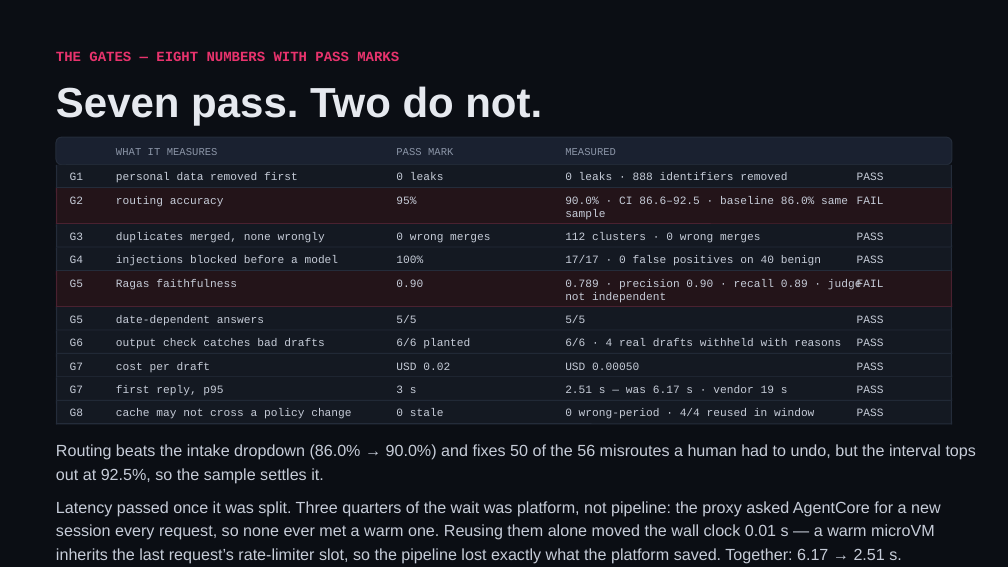
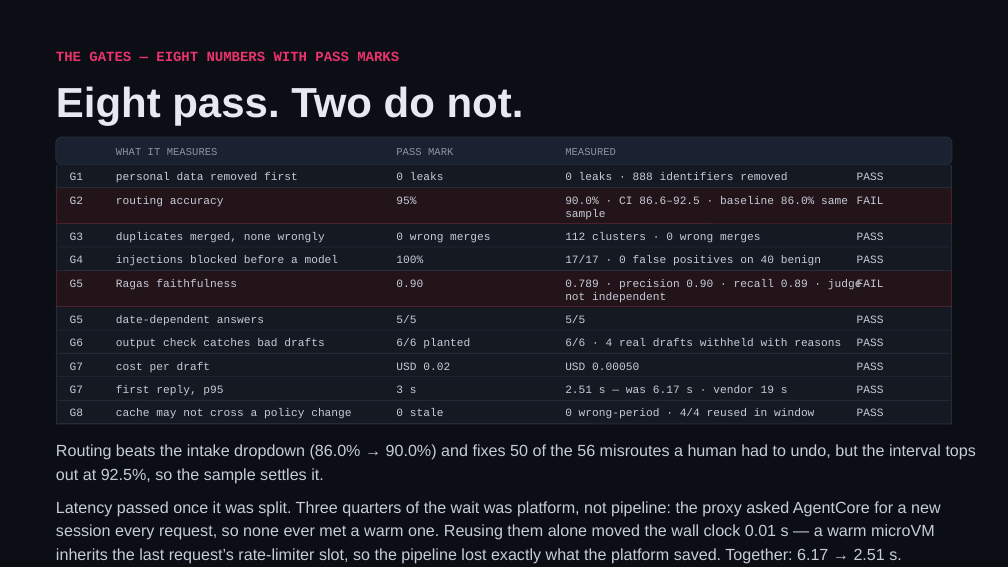
Before and after one commit to shivam-25/ramco-payce-pilot, a slide deck: slide 6 of docs/deck/ramco-payce-pilot.pptx. Drawn at 1008x567 pixels with LibreOffice and Linux fonts; fonts in the diff are those of the drawing. Boxes give left, top, right and bottom in pixels: in the first picture for what was removed or moved away, otherwise in the second. Text is boxed around its words. In the diff, an @@ line names an element or a change of style, - is before the commit and + after.

```diff
--- a/docs/deck/ramco-payce-pilot.pptx
+++ b/docs/deck/ramco-payce-pilot.pptx
@@ text at <box>56,86,524,126</box>: text changed @@
-Seven pass. Two do not.
+Eight pass. Two do not.
```
Also in this commit, not shown: 3 other files.
